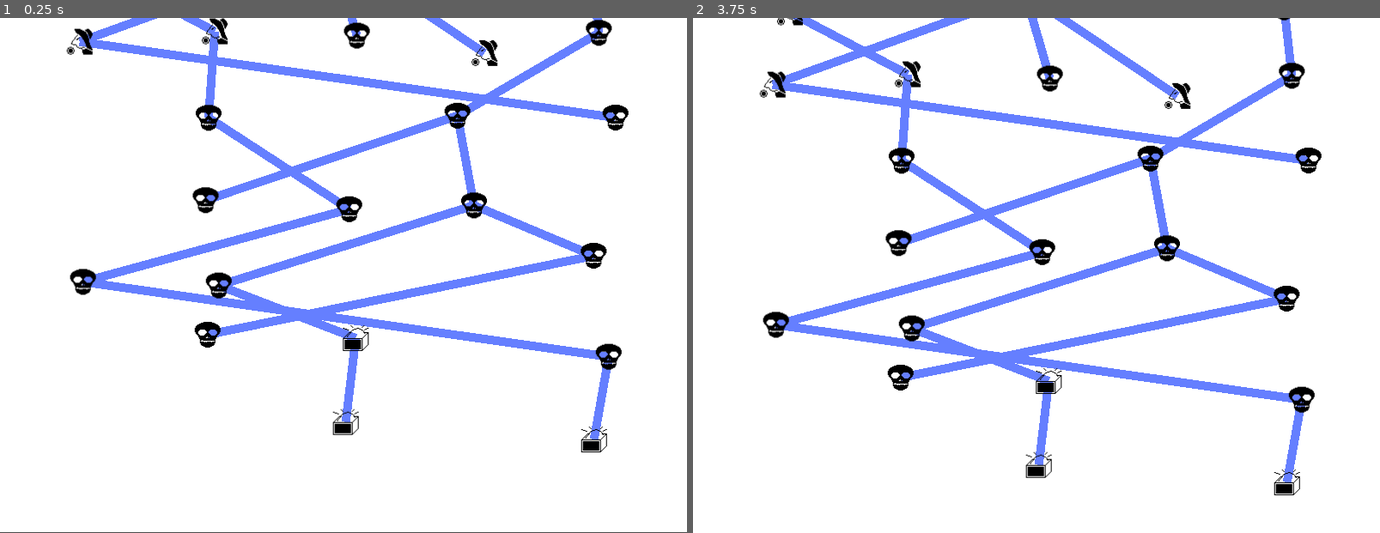
Above: before the commit, frames 1-2 (left to right).
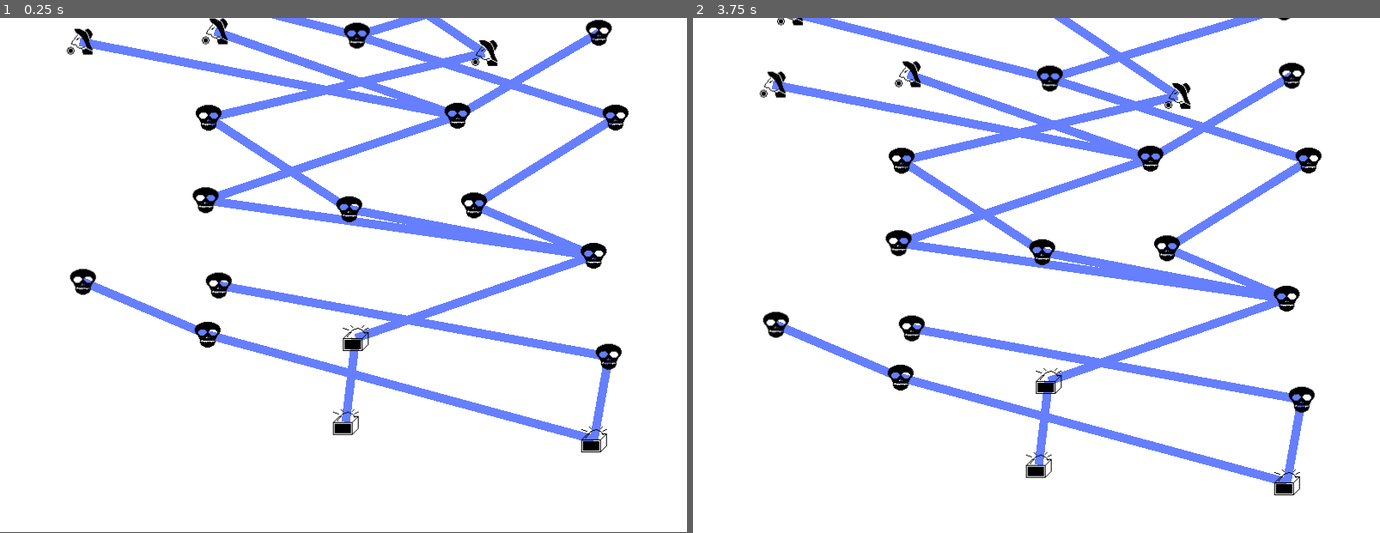
Above: after the commit, the same moments.

Repository: GrueGoblin/RogueliteMap
Game: Godot game, scene res://Game/Scenes/Map/InPlay.tscn
Same seed, same stepped clock (60 frames per second), same inputs: the game is played once before the commit and once after it. The project has no main scene, so this scene is started directly.
Inputs (mouse positions are in pixels of both pictures, inside the frame that each line leads up to):
- Up to frame 1 (0.25 s): no input
- Up to frame 2 (3.75 s): click (1036, 419) at 0.52 s; click (1036, 419) at 1.27 s; click (1036, 419) at 2.02 s; tap Enter at 2.75 s; move the mouse to (1187, 249) at 2.77 s; tap Mouse wheel down (wheel_down) at 2.85 s; tap Space at 3.5 s; move the mouse to (899, 301) at 3.52 s; tap Mouse wheel up (wheel_up) at 3.6 s

The runs differ from the first frame. In frame 1, 10% of the frame differs, in the area x 11-90%, y 0-83%; in frame 2, 12%, in the area x 11-90%, y 0-91%.

Commit message:
Fix partially, still crossing connections

Diff:
--- a/Game/Models/Location.gd
+++ b/Game/Models/Location.gd
@@ -3,6 +3,8 @@
 class_name Location
 
 signal current
+
+signal check_connections
 
 const spread = 18
 
@@ -26,3 +28,6 @@
 	connection.from = self
 	connection.to = location
 	return connection
+
+func _to_string():
+	return "[Location:{name}]".format({"name" : get("name")}) + str(position)
--- a/Game/Models/Map.gd
+++ b/Game/Models/Map.gd
@@ -27,7 +27,7 @@
 			location.position = Vector2(positions.pop_front(), level)
 			location.location_type = Content.get_random("LocationType")
 			location.level = level
-
+			location.connect("check_connections", self, "check_connections",[location])
 			if i == 0:
 				location.starting = true
 
@@ -36,6 +36,12 @@
 			locations_by_position[location.position] = location
 
 
+	pass
+
+func check_connections(location : Location):
+	for connection in connections:
+		if connection.to == location:
+			print(connection)
 	pass
 
 func generate_location_connections():
@@ -52,9 +58,9 @@
 	for location in locations:
 		location = location as Location
 		var level = location.level
-		if level < levels-1:
+		if level < levels && level > 0:
 			# connect to random
-			var next_level = locations_per_level[level + 1]
+			var next_level = locations_per_level[level -1]
 			next_level.shuffle()
 #			var connection = MapConnection.new()
 			var connection = location.connect_to(next_level[0])
--- a/Game/Models/MapConnection.gd
+++ b/Game/Models/MapConnection.gd
@@ -4,3 +4,6 @@
 
 func relative_end_position():
 	return to.actual_position - from.actual_position
+
+func _to_string():
+	return "[MapConnection:{name}]".format({"name" : get("name")}) + str(from) + ":" + str(to)
--- a/Game/Scenes/Location/Display.gd
+++ b/Game/Scenes/Location/Display.gd
@@ -2,8 +2,6 @@
 extends Node2D
 
 var location : Location setget set_location
-
-signal check_connections
 
 func _ready():
 	#self.location = Location.new()
@@ -26,5 +24,5 @@
 
 
 func _on_SelectButton_pressed():
-	emit_signal("check_connections")
+	location.emit_signal("check_connections")
 	pass # Replace with function body.
--- a/Game/Scenes/Map/InPlay.gd
+++ b/Game/Scenes/Map/InPlay.gd
@@ -32,6 +32,9 @@
 	# set scene values
 	pass
 
+func check_connections_for(location: Location):
+	pass
+
 func _physics_process(delta):
 	if Input.is_action_just_released("wheel_down"):
 		#$Camera2D.position.y+=mouse_sensitivity
--- a/Game/Scenes/MapConnection/InMap.gd
+++ b/Game/Scenes/MapConnection/InMap.gd
@@ -7,9 +7,6 @@
 	#self.map_connection = MapConnection.new()
 	position = map_connection.from.actual_position
 	$Line2D.points[1] = map_connection.relative_end_position()
-	print("connection ready")
-	print(position)
-	pass
 
 func set_map_connection(value : MapConnection):
 	if map_connection:
